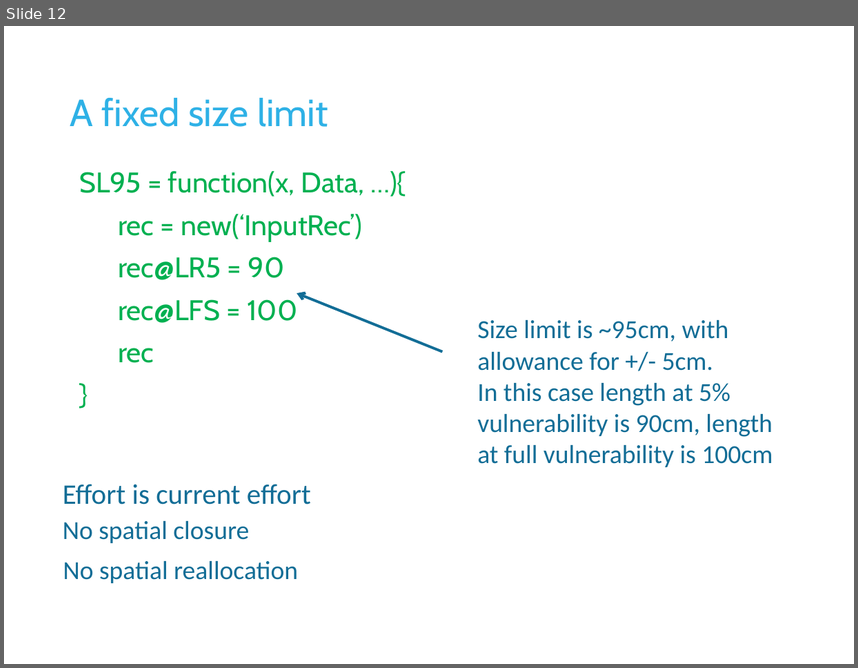
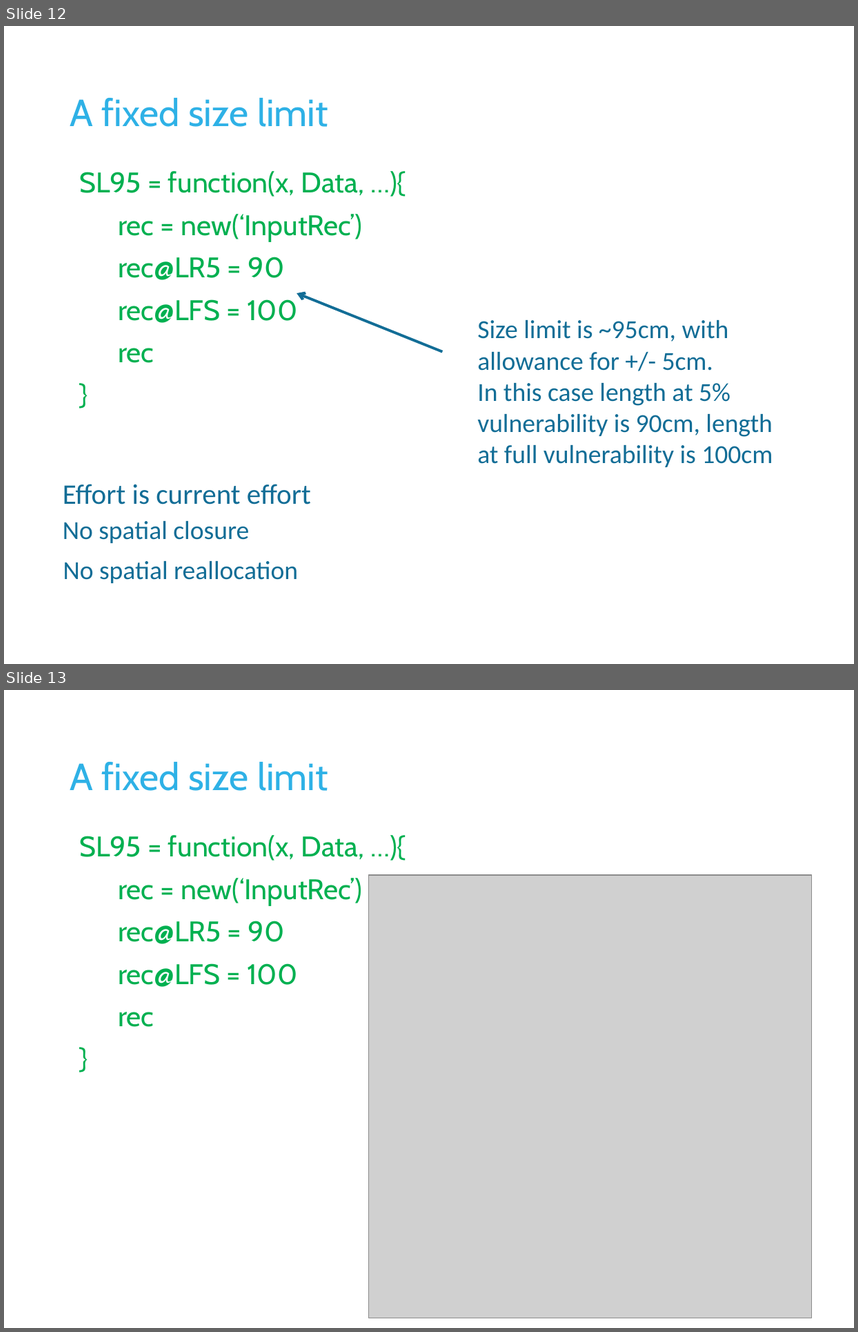
Before and after one commit to DLMtool/DLMDev, a slide deck: Disused code/Misc/DLM_DFO/Lectures/4 Making recommendations/L4c Custom input control MPs.pptx. Shown one above the other, each under a label of ours: slide 12 before the commit, slides 12 and 13 after it. The pictures are 858x668 and 858x1332 pixels, drawn with LibreOffice and Linux fonts; fonts in the diff are those of the drawing; grey boxes stand for pictures; background and template pictures are left out. Boxes give left, top, right and bottom in pixels: in the first picture for what was removed or moved away, otherwise in the second. Text is boxed around its words. In the diff, an @@ line names an element or a change of style, - is before the commit and + after.

```diff
--- a/Disused code/Misc/DLM_DFO/Lectures/4 Making recommendations/L4c Custom input control MPs.pptx
+++ b/Disused code/Misc/DLM_DFO/Lectures/4 Making recommendations/L4c Custom input control MPs.pptx
@@ slide 13 added at [4, 690, 854, 1328], background #FFFFFF @@
@@ title added at [70, 762, 328, 791], 32 pt, text #2EB1E6 @@
+A fixed size limit
@@ text added at [80, 835, 364, 1027], 24 pt, text #00B050 @@
+SL95 = function(x, Data, …){
+rec = new(‘InputRec’)
+rec@LR5 = 90
+rec@LFS = 100
+rec
+}
@@ picture added at [369, 876, 811, 1318] @@
```
Also in this commit, not shown: 2 slides changed, 3 other slides added, 20 other files.
